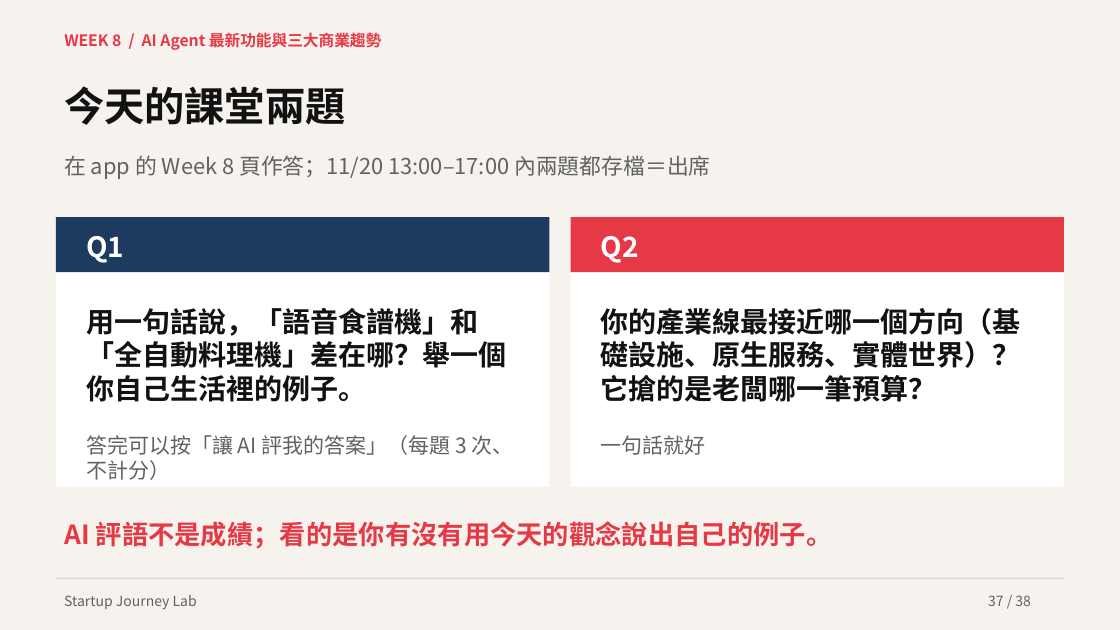
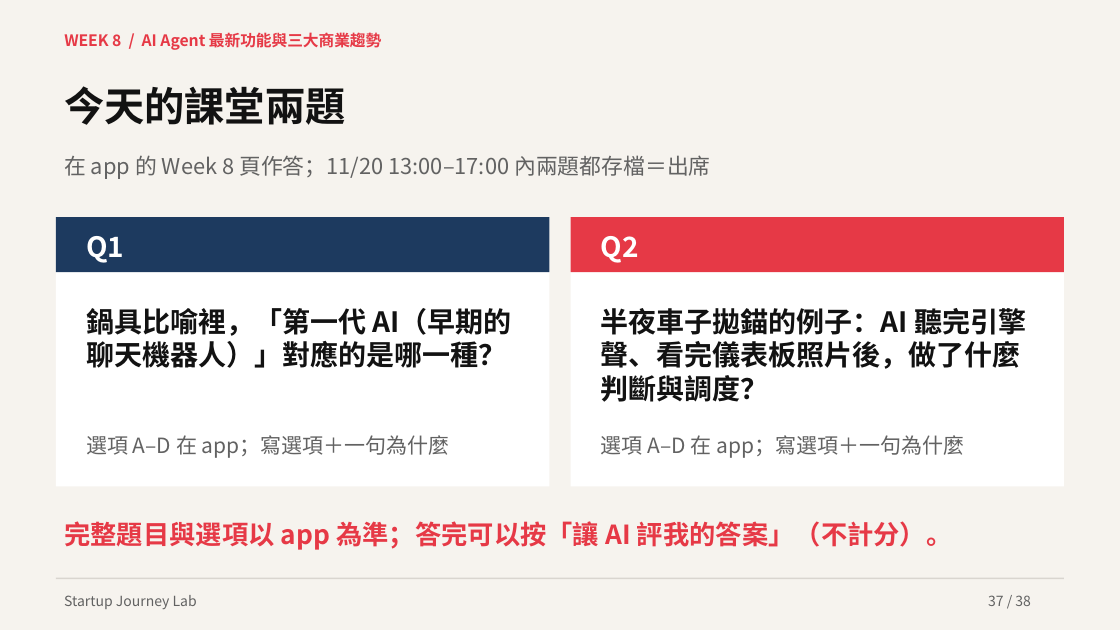
Before and after one commit to hpyuan1220/startup-journey-lab-app, a slide deck: slide 37 of materials/Week8_教學簡報.pptx. Drawn at 1120x630 pixels with LibreOffice and Linux fonts; fonts in the diff are those of the drawing. Boxes give left, top, right and bottom in pixels: in the first picture for what was removed or moved away, otherwise in the second. Text is boxed around its words. In the diff, an @@ line names an element or a change of style, - is before the commit and + after.

```diff
--- a/materials/Week8_教學簡報.pptx
+++ b/materials/Week8_教學簡報.pptx
@@ text at [86, 308, 512, 368]: text changed @@
-用一句話說，「語音食譜機」和「全自動料理機」差在哪？舉一個你自己生活裡的例子。
+鍋具比喻裡，「第一代 AI（早期的聊天機器人）」對應的是哪一種？
@@ text at [601, 308, 1026, 402]: text changed @@
-你的產業線最接近哪一個方向（基礎設施、原生服務、實體世界）？它搶的是老闆哪一筆預算？
+半夜車子拋錨的例子：AI 聽完引擎聲、看完儀表板照片後，做了什麼判斷與調度？
@@ text at [86, 435, 450, 458]: text changed @@
-答完可以按「讓 AI 評我的答案」（每題 3 次、不計分）
+選項 A–D 在 app；寫選項＋一句為什麼
@@ text at [601, 435, 964, 458]: text changed @@
-一句話就好
+選項 A–D 在 app；寫選項＋一句為什麼
@@ text at [64, 521, 953, 550]: text changed @@
-AI 評語不是成績；看的是你有沒有用今天的觀念說出自己的例子。
+完整題目與選項以 app 為準；答完可以按「讓 AI 評我的答案」（不計分）。
```
Also in this commit, not shown: 1 other slide changed, 4 other files.
